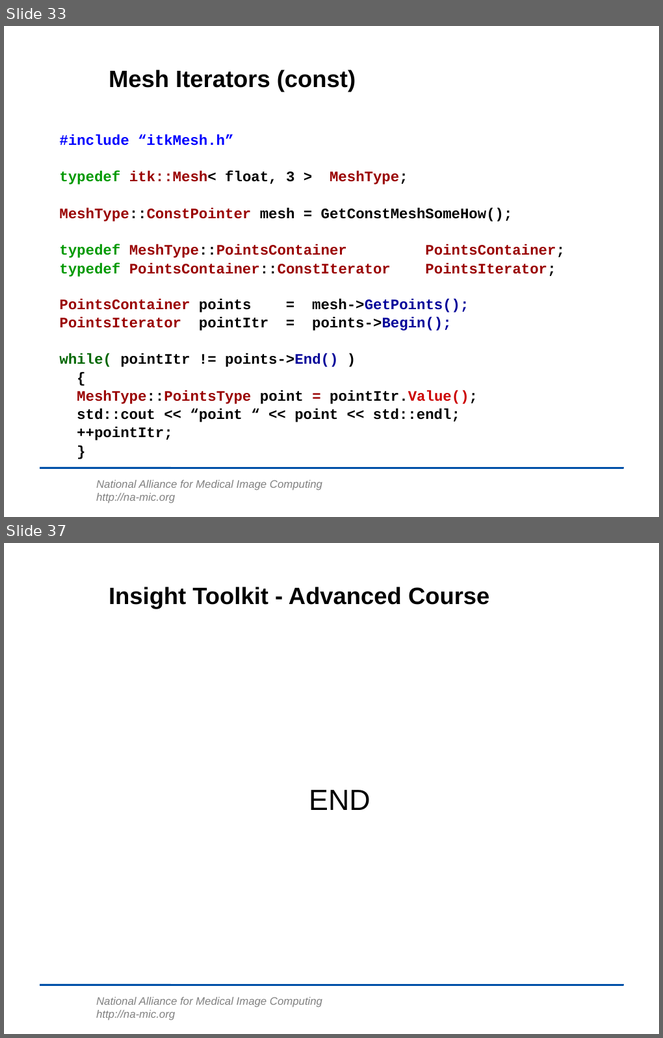
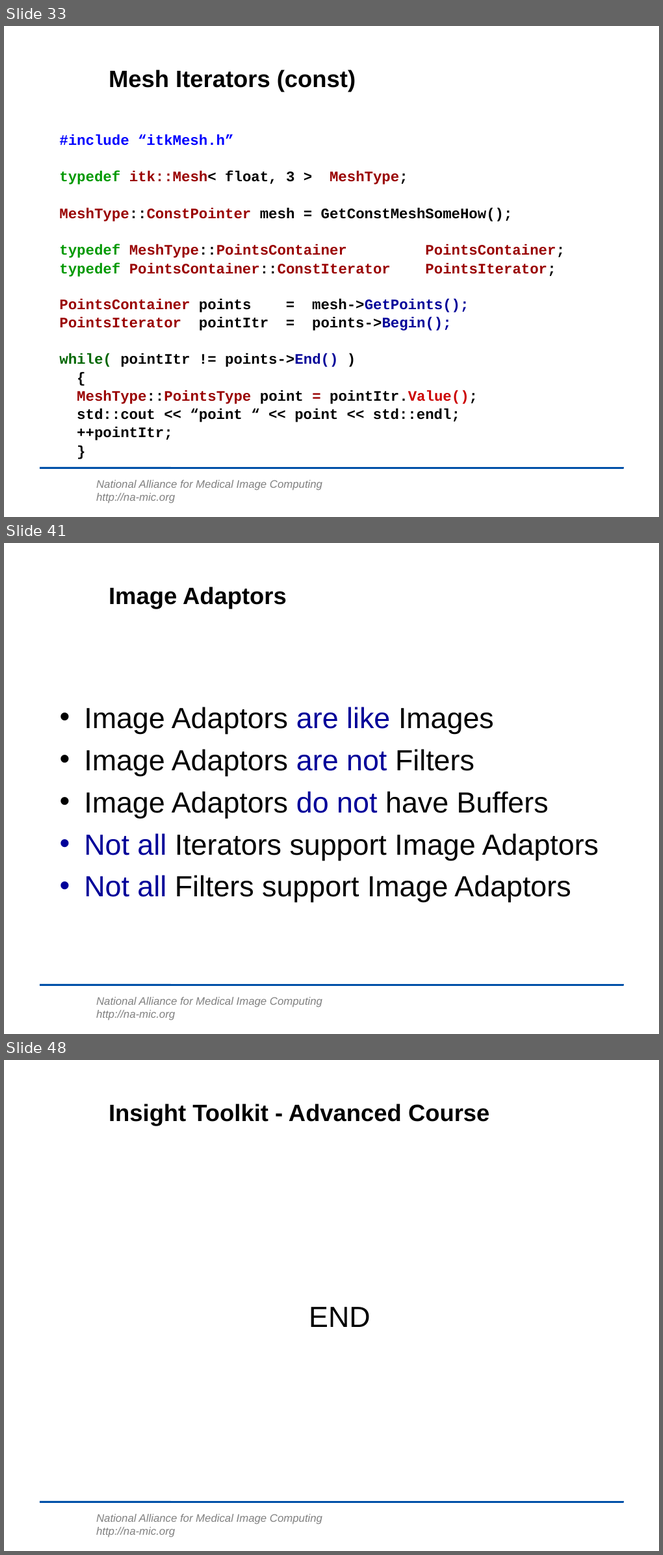
Before and after one commit to lheckemann/namic-sandbox, a slide deck: ITKAdvancedCourse/doc/presentations/Insight-DesignPatterns.ppt. Shown one above the other, each under a label of ours: slides 33 and 37 before the commit, slides 33, 41 and 48 after it; the slides between them are not shown. The pictures are 663x1038 and 663x1555 pixels, drawn with LibreOffice and Linux fonts; fonts in the diff are those of the drawing; background and template pictures are left out. Boxes give left, top, right and bottom in pixels: in the first picture for what was removed or moved away, otherwise in the second. Text is boxed around its words. In the diff, an @@ line names an element or a change of style, - is before the commit and + after.

Commit message:
ENH: Image Adaptors completed.      Starting to add Functors.

```diff
--- a/ITKAdvancedCourse/doc/presentations/Insight-DesignPatterns.ppt
+++ b/ITKAdvancedCourse/doc/presentations/Insight-DesignPatterns.ppt
@@ slide 41 added at <box>4,543,659,1034</box>, background #FFFFFF; not listed: 2 template elements that a slide beside it also shows @@
@@ title added at <box>109,587,287,609</box>, 26 pt, text #000000, bold @@
+Image Adaptors
@@ text added at <box>84,707,599,902</box>, 32 pt, text #000000 @@
+• Image Adaptors are like Images
+• Image Adaptors are not Filters
+• Image Adaptors do not have Buffers
+• Not all Iterators support Image Adaptors
+• Not all Filters support Image Adaptors
@@ what was slide 37 is now slide 48 @@
```
Also in this commit, not shown: 3 slides changed, 10 other slides added.
